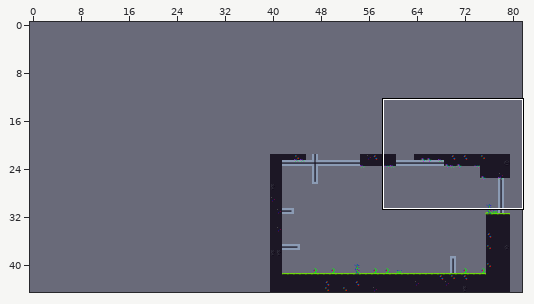
Level history. LDtk project: scenes/levels/levels.ldtk. Above, an overview of the earlier version with the close-up marked.
Close-up. Earlier state:
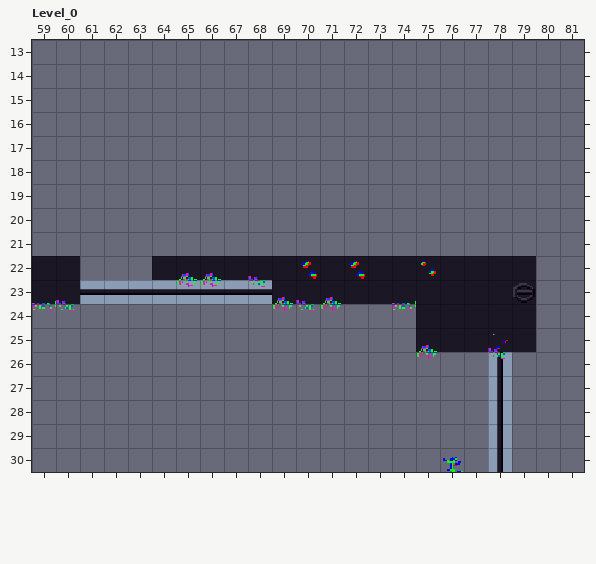
Cells are 16x16 px. Shown: Level_0 x 59..81, y 13..30. The commit also changed other parts of the map, which this record leaves out. The old version is drawn lined up with the new one.
The same view after the edit:
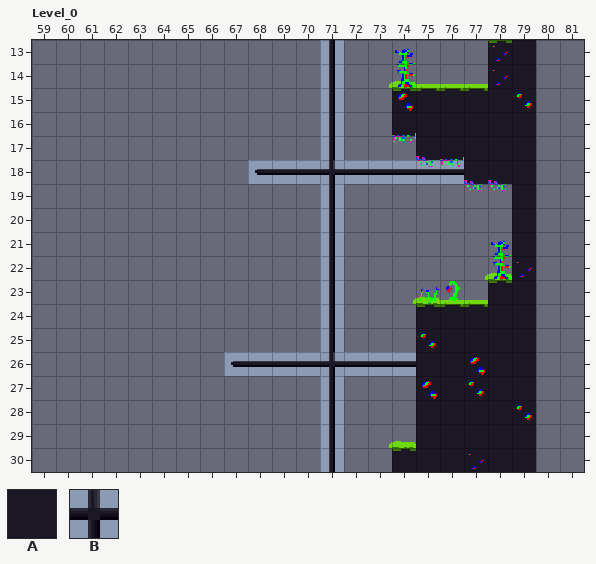
Key: from "Ground": A 1 "Ground", B 2 "poles".
_ is an empty cell.
Diff:
map size 40x22 -> 80x45 cells (old content now starts at 40,22; both pictures use the new coordinates)
Layer "Ground":
y 13..14: x 71 _ -> B; x 78..79 __ -> AA
y 15..16: x 71 _ -> B; x 74..79 ______ -> AAAAAA
y 17: x 71 _ -> B; x 75..79 _____ -> AAAAA
y 18: x 68..79 ____________ -> BBBBBBBBBAAA
y 19..21: x 71 _ -> B; x 79 _ -> A
y 22: x 59..60 AA -> __; x 64..78 AAAAAAAAAAAAAAA -> _______B_______
y 23: x 59..77 AABBBBBBBBAAAAAAAAA -> ____________B______
y 24..25: x 71 _ -> B
y 26: x 67..79 ___________B_ -> BBBBBBBBAAAAA
y 27..29: x 71 _ -> B; x 75..79 ___B_ -> AAAAA
y 30: x 71 _ -> B; x 74..79 ____B_ -> AAAAAA
